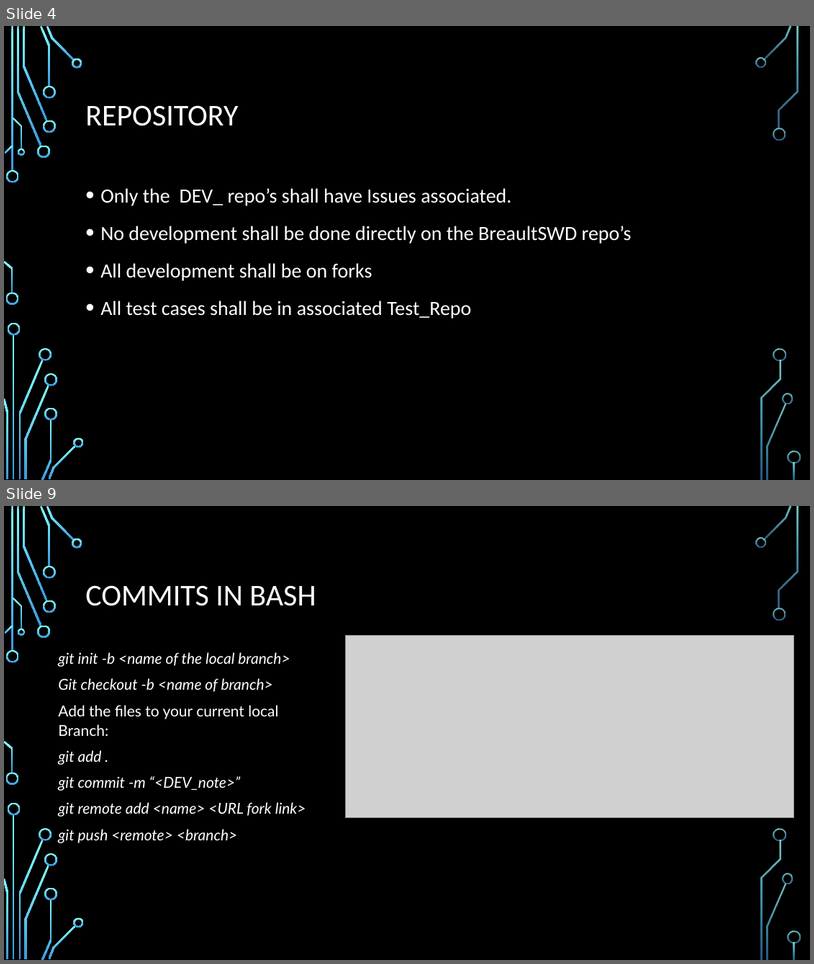
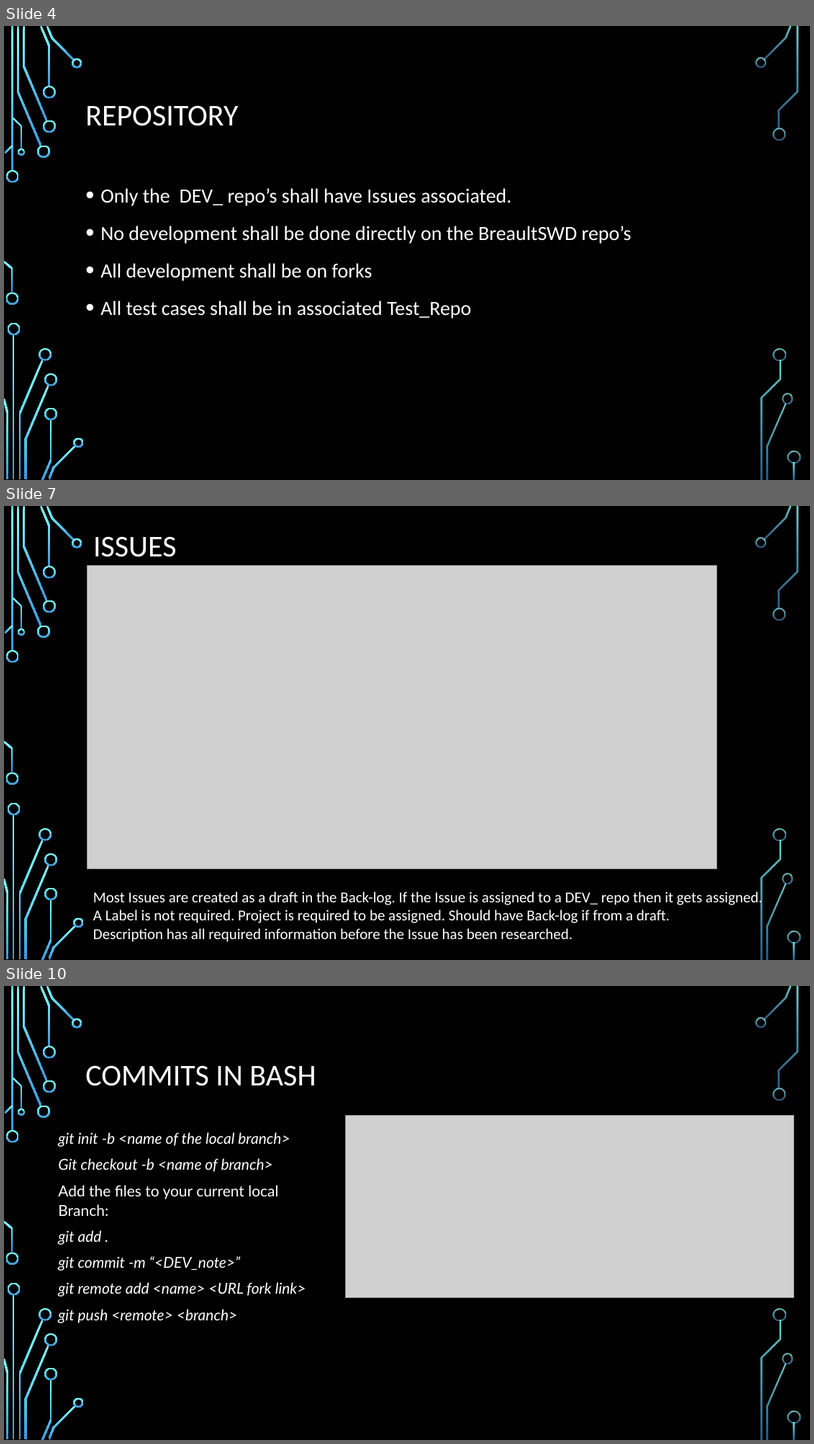
Before and after one commit to Ndig-BRO/DEV_training, a slide deck: BREAULT SWD TRAINING.pptx. Shown one above the other, each under a label of ours: slides 4 and 9 before the commit, slides 4, 7 and 10 after it; the slides between them are not shown. The pictures are 814x964 and 814x1444 pixels, drawn with LibreOffice and Linux fonts; fonts in the diff are those of the drawing; grey boxes stand for pictures; background and template pictures are left out. Boxes give left, top, right and bottom in pixels: in the first picture for what was removed or moved away, otherwise in the second. Text is boxed around its words. In the diff, an @@ line names an element or a change of style, - is before the commit and + after.

```diff
--- a/BREAULT SWD TRAINING.pptx
+++ b/BREAULT SWD TRAINING.pptx
@@ slide 7 added at <box>4,506,810,960</box>, background picture (left out); not listed: 36 template elements that a slide beside it also shows @@
@@ title added at <box>93,536,176,557</box>, 36 pt, text #FFFFFF @@
+ISSUES
@@ picture added at <box>88,566,718,869</box> @@
@@ text added at <box>93,890,763,942</box>, 18 pt, text #FFFFFF @@
+Most Issues are created as a draft in the Back-log. If the Issue is assigned to a DEV_ repo then it gets assigned.
+A Label is not required. Project is required to be assigned. Should have Back-log if from a draft.
+Description has all required information before the Issue has been researched.
@@ what was slide 9 is now slide 10 @@
```
Also in this commit, not shown: 7 slides changed, 5 other slides added, 2 slides removed.
